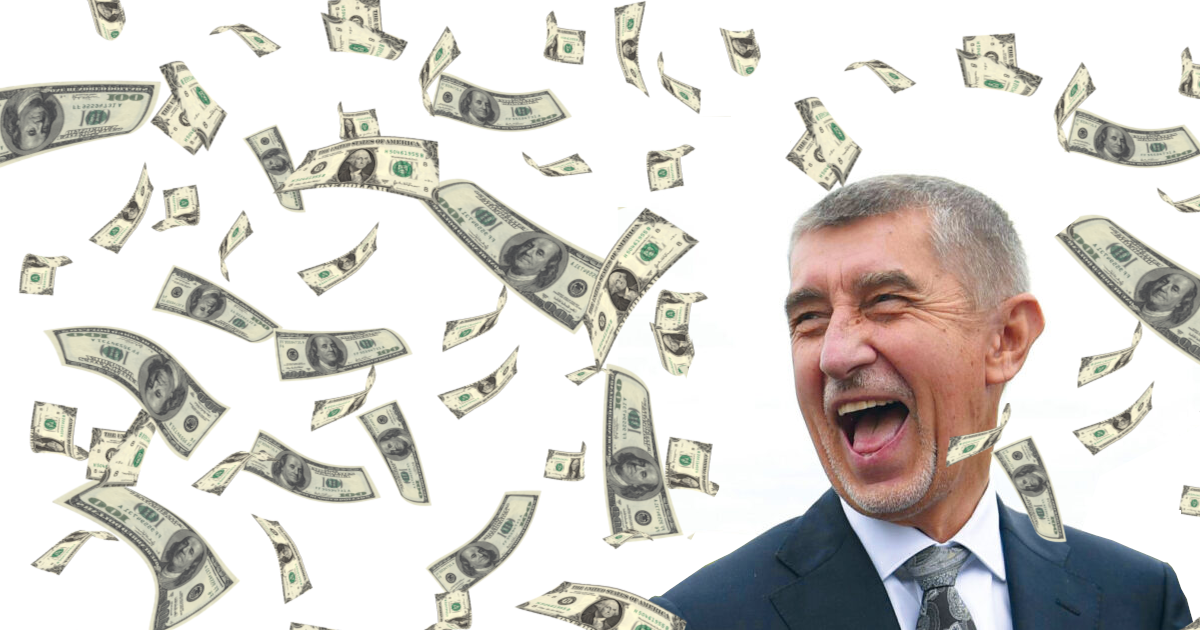
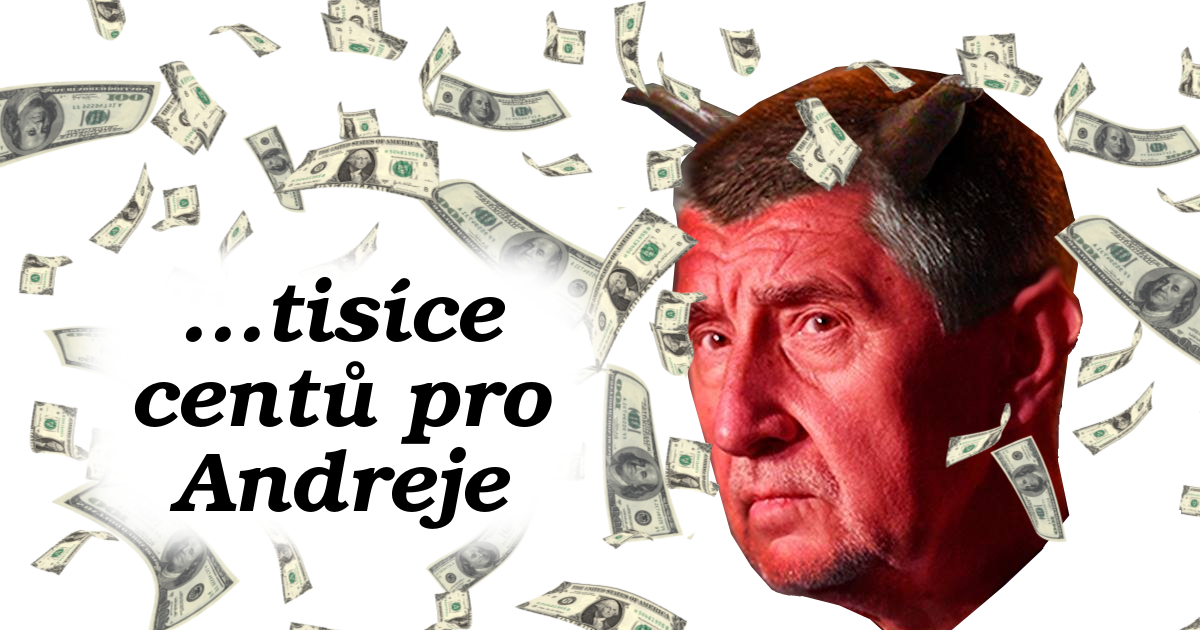
Revision of a layered (1200, 630) image; what changed, layer by layer:
added layer "...tisíce centů pro Andreje" above "Vrstva" over <box>134,276,552,529</box>
added layer "Vrstva" above "Pasted Layer #2" over <box>45,208,663,609</box>
added layer "Vložená vrstva" above "Pasted Layer" over <box>621,65,1083,630</box>
painted on "Pasted Layer" over <box>618,169,1200,630</box>
